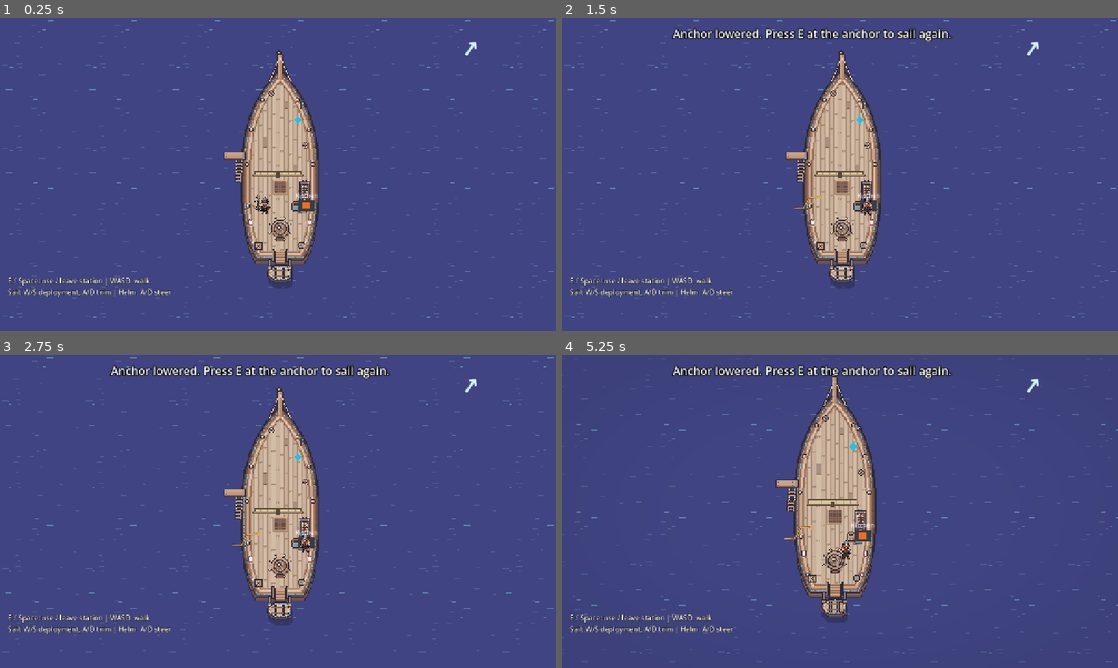
Above: before the commit, frames 1-4 (two rows, left to right).
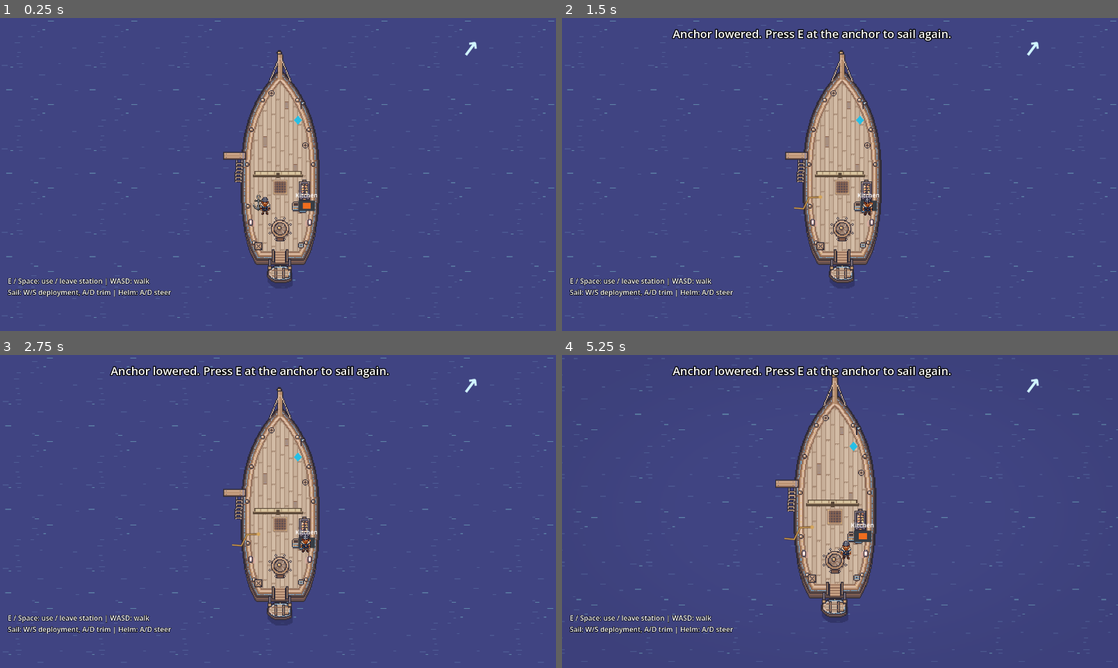
Above: after the commit, the same moments.

Repository: whitneyakred/gaming
Game: Godot game, scene res://scenes/main.tscn
The game is run twice, just before and just after one commit, with the same random seed, the same clock (stepped at 60 frames per second) and the same inputs.
Inputs (mouse positions are in pixels of both pictures, inside the frame that each line leads up to):
- Up to frame 1 (0.25 s): no input
- Up to frame 2 (1.5 s): tap Enter at 0.5 s; move the mouse to (962, 158) at 0.52 s; hold D (move_right) 0.53-1.25 s; hold E (fish) 0.53-1.25 s; click (962, 158) at 0.67 s; tap Space at 0.77 s; drag from (728, 190) to (840, 252) at 1.27 s
- Up to frame 3 (2.75 s): tap E (fish) at 2 s; move the mouse to (333, 442) at 2.02 s; hold D (move_right) from 2.03 s (still down); hold E (fish) from 2.03 s (still down); click (333, 442) at 2.17 s
- Up to frame 4 (5.25 s): release D (move_right) at 2.75 s; release E (fish) at 2.75 s; drag from (812, 574) to (673, 464) at 2.77 s; tap E (fish) at 3.5 s; move the mouse to (1006, 558) at 3.52 s; hold A (move_left) 3.53-4.25 s; hold E (fish) 3.53-4.25 s; click (1006, 558) at 3.67 s; tap Space at 3.77 s; drag from (840, 511) to (823, 414) at 4.27 s; move the mouse to (867, 511) at 5.02 s; hold S (move_down) from 5.03 s (still down); hold E (fish) from 5.03 s (still down); click (867, 511) at 5.17 s

The runs differ from the first frame. In frame 1, 2.8% of the frame differs, in the area x 1-100%, y 0-96%; in frame 2, 3.6%; in frame 3, 3.6%; in frame 4, 4.0%, in the area x 1-100%, y 3-96%.

Commit message:
Add resizable fullscreen view and ship direction indicator

Diff:
--- a/project.godot
+++ b/project.godot
@@ -20,14 +20,15 @@
 ItemDatabase="*res://scripts/item-system/item_database.gd"
 Items="*res://scripts/item-system/items.gd"
 VoyageState="*res://scripts/voyage_state.gd"
+GameWindow="*res://scripts/game_window.gd"
 
 [display]
 
 window/size/viewport_width=1280
 window/size/viewport_height=720
+window/size/mode=2
 window/size/window_width_override=1280
 window/size/window_height_override=720
-window/stretch/mode="canvas_items"
 
 [input]
 
--- a/scenes/sailing/sailing_demo.tscn
+++ b/scenes/sailing/sailing_demo.tscn
@@ -1,8 +1,9 @@
-[gd_scene load_steps=5 format=3]
+[gd_scene load_steps=6 format=3]
 
 [ext_resource type="Script" path="res://scripts/sailing/sailing_demo.gd" id="1"]
 [ext_resource type="Script" path="res://scripts/sailing/helm_wheel_widget.gd" id="2"]
 [ext_resource type="Shader" path="res://scripts/sailing/station_vignette.gdshader" id="3"]
+[ext_resource type="Script" path="res://scripts/sailing/ship_direction.gd" id="4"]
 
 [sub_resource type="ShaderMaterial" id="VignetteMaterial"]
 shader = ExtResource("3")
@@ -25,6 +26,10 @@
 mouse_filter = 2
 
 [node name="HUD" type="CanvasLayer" parent="."]
+
+[node name="ShipDirection" type="Control" parent="HUD"]
+mouse_filter = 2
+script = ExtResource("4")
 
 [node name="Wind" type="Control" parent="HUD"]
 anchors_preset = 1
--- /dev/null
+++ b/scripts/game_window.gd
@@ -0,0 +1,13 @@
+extends Node
+## Keep world pixels the same size as the window grows. F11 toggles fullscreen.
+var _previous_mode: Window.Mode = Window.MODE_MAXIMIZED
+
+func _input(event: InputEvent) -> void:
+	if event is InputEventKey and event.pressed and not event.echo and event.keycode == KEY_F11:
+		var window := get_window()
+		if window.mode == Window.MODE_FULLSCREEN or window.mode == Window.MODE_EXCLUSIVE_FULLSCREEN:
+			window.mode = _previous_mode
+		else:
+			_previous_mode = window.mode
+			window.mode = Window.MODE_FULLSCREEN
+		get_viewport().set_input_as_handled()
--- /dev/null
+++ b/scripts/sailing/ship_direction.gd
@@ -0,0 +1,36 @@
+extends Control
+## Screen-space bearing back to the ship, independent of the wind arrow.
+@export var edge_margin: float = 48.0
+@export var far_distance: float = 650.0
+var ship: Ship
+var _point: Vector2
+var _direction: Vector2
+
+func _ready() -> void:
+	mouse_filter = Control.MOUSE_FILTER_IGNORE
+	ship = get_parent().get_parent().ship as Ship
+
+func _process(_delta: float) -> void:
+	visible = is_instance_valid(ship) and ship.player.is_overboard
+	if not visible:
+		return
+	var viewport_size := get_viewport_rect().size
+	var margin := minf(edge_margin, minf(viewport_size.x, viewport_size.y) * 0.2)
+	var screen_ship := ship.get_global_transform_with_canvas().origin
+	var safe := Rect2(Vector2.ONE * margin, viewport_size - Vector2.ONE * margin * 2)
+	visible = not safe.has_point(screen_ship) or ship.player.global_position.distance_to(ship.global_position) > far_distance
+	if not visible:
+		return
+	var center := viewport_size * 0.5
+	_direction = (screen_ship - center).normalized()
+	var half := (viewport_size * 0.5 - Vector2.ONE * margin).max(Vector2.ONE)
+	var reach := minf(half.x / maxf(absf(_direction.x), 0.001), half.y / maxf(absf(_direction.y), 0.001))
+	_point = center + _direction * reach
+	queue_redraw()
+
+func _draw() -> void:
+	draw_circle(_point, 22, Color(0.04, 0.07, 0.12, 0.8))
+	var side := _direction.orthogonal()
+	draw_colored_polygon(PackedVector2Array([_point + _direction * 16, _point - _direction * 10 + side * 9, _point - _direction * 10 - side * 9]), Color("f2d58b"))
+	var label := _point - _direction * 40 + Vector2(-15, 5)
+	draw_string(ThemeDB.fallback_font, label, "Ship", HORIZONTAL_ALIGNMENT_LEFT, -1, 14, Color.WHITE)
--- a/tests/swimming_integration.gd
+++ b/tests/swimming_integration.gd
@@ -7,6 +7,7 @@
 		failures += 1
 		push_error(message)
 func _run() -> void:
+	root.size = Vector2i(1280, 720)
 	change_scene_to_file("res://scenes/main.tscn")
 	await scene_changed
 	var ship := current_scene.get_node("Ship") as Ship
@@ -21,12 +22,21 @@
 	_check(crew.idle_sprite.region_enabled, "Swimming must display the cropped head")
 	_check(crew.swim_speed < crew.walk_speed, "Swimming must be slower")
 	_check(not crew.try_use_station(ship.get_node("Sail")), "Swimming must block station claims")
+	var indicator := ship.get_node("SailingDemo/HUD/ShipDirection")
+	crew.global_position = ship.global_position + Vector2(2000, 0)
+	ship.get_node("Camera2D").global_position = crew.global_position
+	ship.get_node("Camera2D").force_update_scroll()
+	indicator._process(0.0)
+	_check(indicator.visible and indicator._direction.x < 0, "Offscreen ship must have an arrow pointing back toward it")
+	_check(get_root().get_visible_rect().has_point(indicator._point), "Ship arrow must remain inside the screen")
 	var world := crew.global_position
 	ship.global_position += Vector2(0, 30)
 	_check(crew.global_position.is_equal_approx(world), "Ship movement must not tow the swimmer")
 	crew.global_position = ship.to_global(access.ladder_water)
 	access._physics_process(0.016)
 	_check(not crew.is_overboard and crew.position == access.ladder_top, "Ladder must restore deck movement")
+	indicator._process(0.0)
+	_check(not indicator.visible, "Ship arrow must hide after boarding")
 	_check(not crew.idle_sprite.region_enabled and crew.collision_mask != 0, "Ladder must restore full artwork and collisions")
 	crew.set_overboard(true)
 	var island := ship.get_island(&"CoconutIsland")
Not shown, added: scripts/game_window.gd.uid
Not shown, added: scripts/sailing/ship_direction.gd.uid
